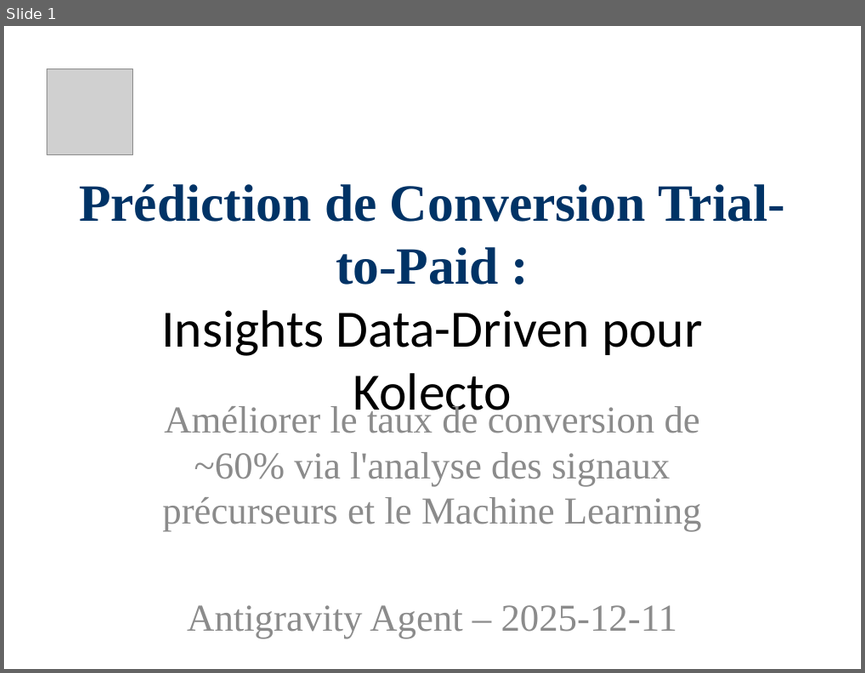
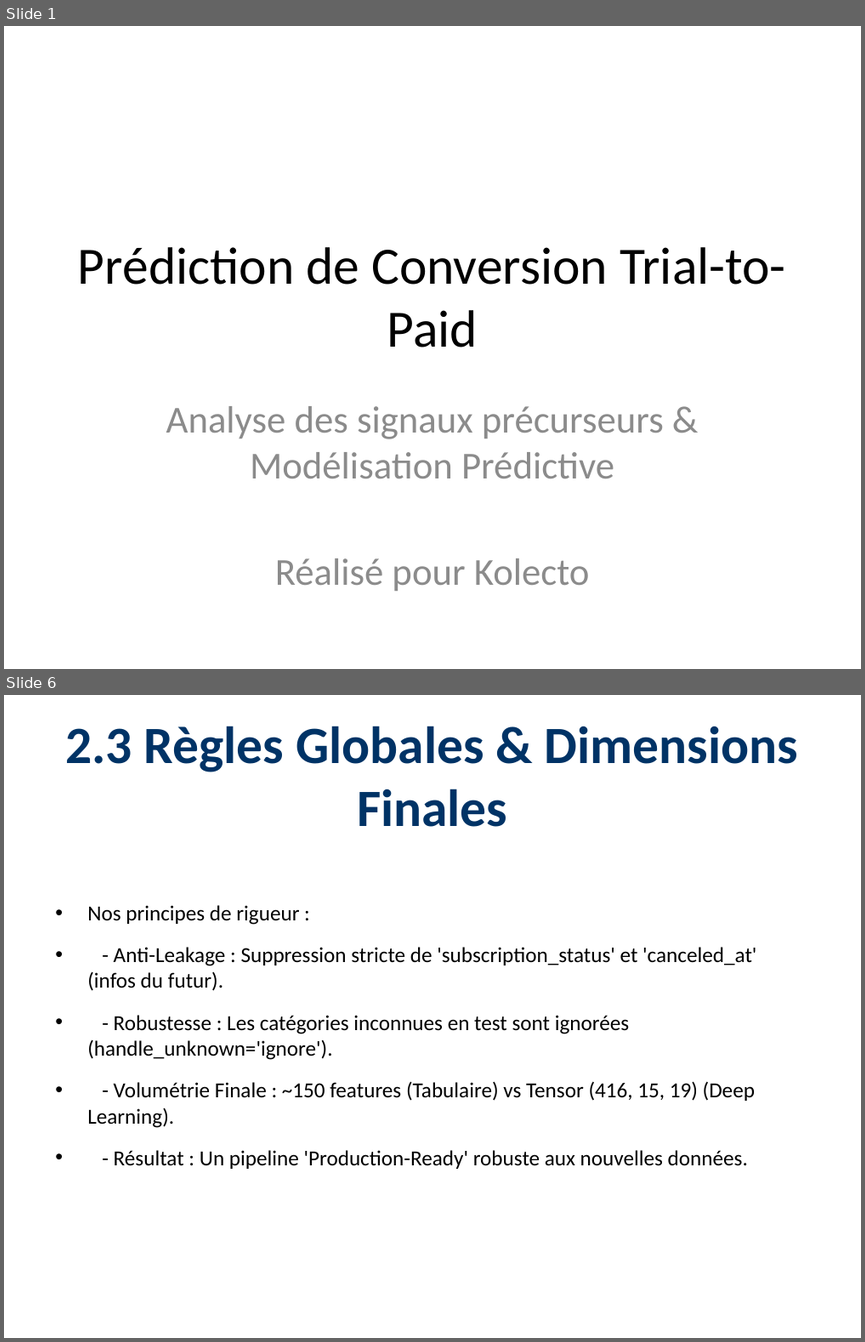
Before and after one commit to Paulino-Cristovao/churn_predictions, a slide deck: Presentations_Resultats_Projet.pptx. Shown one above the other, each under a label of ours: slide 1 before the commit, slides 1 and 6 after it; the slides between them are not shown. The pictures are 865x673 and 865x1342 pixels, drawn with LibreOffice and Linux fonts; fonts in the diff are those of the drawing; grey boxes stand for pictures. Boxes give left, top, right and bottom in pixels: in the first picture for what was removed or moved away, otherwise in the second. Text is boxed around its words. In the diff, an @@ line names an element or a change of style, - is before the commit and + after.

```diff
--- a/Presentations_Resultats_Projet.pptx
+++ b/Presentations_Resultats_Projet.pptx
@@ slide 6 added at bbox=[4, 695, 861, 1338], background #FFFFFF @@
@@ title added at bbox=[65, 726, 798, 827], 44 pt, text #003366, bold @@
+2.3 Règles Globales & Dimensions Finales
@@ text added at bbox=[87, 905, 756, 1168], 18 pt, text #000000 @@
+• Nos principes de rigueur :
+• - Anti-Leakage : Suppression stricte de 'subscription_status' et 'canceled_at' (infos du futur).
+• - Robustesse : Les catégories inconnues en test sont ignorées (handle_unknown='ignore').
+• - Volumétrie Finale : ~150 features (Tabulaire) vs Tensor (416, 15, 19) (Deep Learning).
+• - Résultat : Un pipeline 'Production-Ready' robuste aux nouvelles données.
@@ slide 1 changed as well @@
@@ picture removed at bbox=[46, 68, 132, 154] @@
@@ title at bbox=[78, 247, 786, 347]: text changed; font Times New Roman to Calibri; text colour #003366 to #000000; bold off @@
-Prédiction de Conversion Trial-to-Paid :
-Insights Data-Driven pour Kolecto
+Prédiction de Conversion Trial-to-Paid
@@ subtitle at bbox=[166, 406, 664, 590]: text changed; font Times New Roman to Calibri @@
-Améliorer le taux de conversion de ~60% via l'analyse des signaux précurseurs et le Machine Learning
-Antigravity Agent – 2025-12-11
+Analyse des signaux précurseurs & Modélisation Prédictive
+Réalisé pour Kolecto
```
Also in this commit, not shown: 3 other slides changed, 9 other slides added, 6 slides removed, 1 other file.
